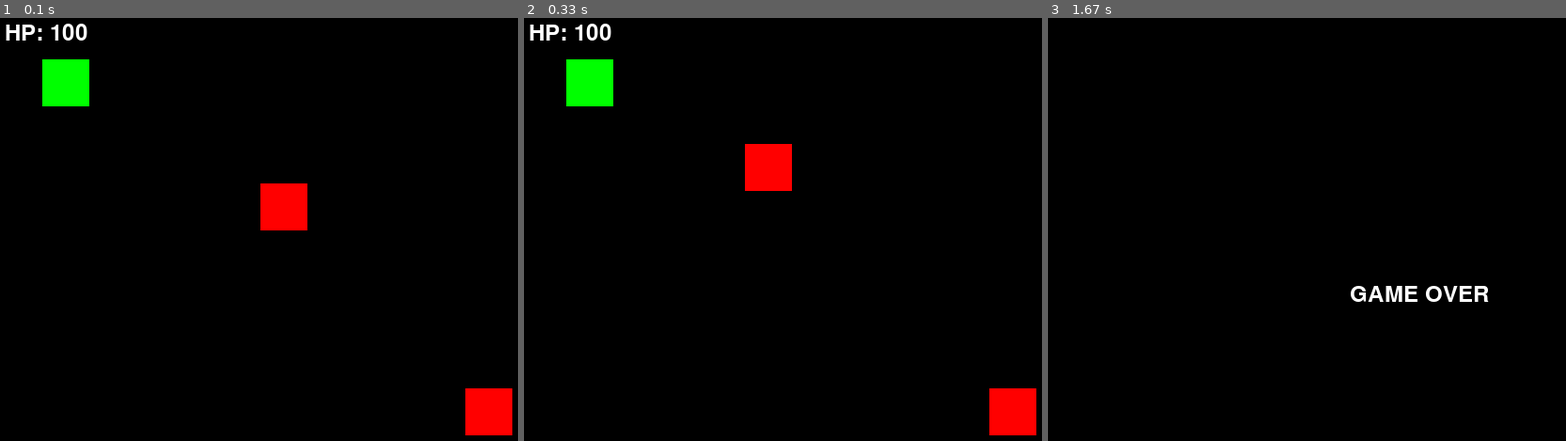
Above: before the commit, frames 1-3 (left to right).
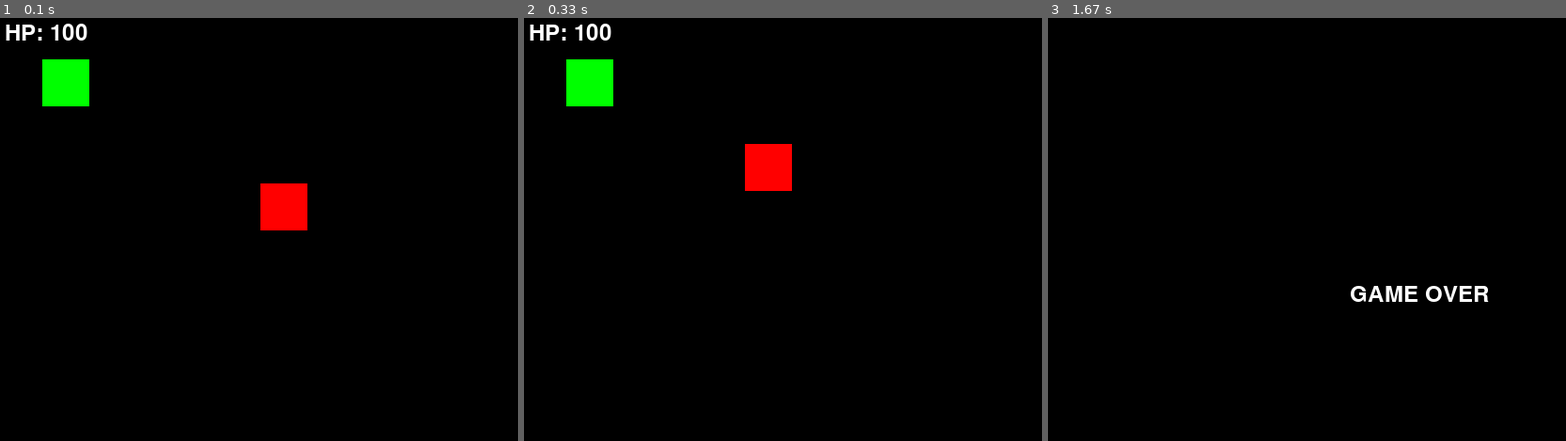
Above: after the commit, the same moments.

Repository: PhV-80/oop-pygame-rpg
Game: pygame game, started from main.py
Same seed, same stepped clock (60 frames per second), same inputs: the game is played once before the commit and once after it.
Inputs:
- Up to frame 1 (0.1 s): no input
- Up to frame 2 (0.33 s): no input
- Up to frame 3 (1.67 s): hold Right 0.33-0.8 s

The runs differ from the first frame. In frame 1, 1.0% of the frame differs, in the area x 89-99%, y 87-99%; in frame 2, 1.0%; in frame 3, nothing differs.

Commit message:
WanderNPC update wip-review

Diff:
--- a/entities/character.py
+++ b/entities/character.py
@@ -1,12 +1,12 @@
 import pygame
 from config import config
-from entities.entity import Entity
+from .entity import Entity
 
 
 class Character(Entity):
     """Player character controlled by keyboard input (WASD or Arrow keys)."""
 
-    def __init__(self, x: int, y: int, width: int, height: int, color: tuple):
+    def __init__(self, x, y, width, height, color):
         super().__init__(x, y, width, height, color)
         self.speed = 5  # Movement speed in pixels per frame
         self.health = 100  # Hit points
--- a/entities/entity.py
+++ b/entities/entity.py
@@ -92,3 +92,8 @@
                 self.get_x() + self.get_width() > other.get_x() and
                 self.get_y() < other.get_y() + other.get_height() and
                 self.get_y() + self.get_height() > other.get_y())
+
+    def clamp_to_bounds(self):
+        """Clamp entity to bounds."""
+        self.x = min(self.get_x(), self.get_x() + self.get_width())
+        self.y = min(self.get_y(), self.get_y() + self.get_height())
--- a/entities/npc.py
+++ b/entities/npc.py
@@ -1,11 +1,11 @@
 import pygame
-from entities.entity import Entity
+from .entity import Entity
 
 
 class NPC(Entity):
     """Non-player character (enemy). AI: Chase player."""
 
-    def __init__(self, x: int, y: int, width: int, height: int, color: tuple):
+    def __init__(self, x, y, width, height, color):
         super().__init__(x, y, width, height, color)
         self.speed = 3  # Movement speed (slower than player)
         self.health = 100  # Hit points
--- a/entities/wander_npc.py
+++ b/entities/wander_npc.py
@@ -1,15 +1,27 @@
 import random
-from entities.npc import NPC
+from .npc import NPC
 from config import config
 
 class WanderNPC(NPC):
-    def __init__(self, x: int, y: int, width: int, height: int, color: tuple):
+    def __init__(self, x, y, width, height, color):
         super().__init__(x, y, width, height, color)
         self.change_timer = 0
         self.direction_x = random.choice([-1, 0, 1])
         self.direction_y = random.choice([-1, 0, 1])
         self.change_timer = 0
         self.change_interval = 120
+
+    def get_direction_x(self) -> int:
+        return self.direction_x
+
+    def get_direction_y(self) -> int:
+        return self.direction_y
+
+    def set_direction_x(self, new_x):
+        self.direction_x = new_x
+
+    def set_direction_y(self, new_y):
+        self.direction_y = new_y
 
     def update(self):
         self.change_timer += 1
@@ -19,3 +31,23 @@
             self.direction_x = random.choice([-1, 0, 1])
             self.direction_y = random.choice([-1, 0, 1])
             self.change_timer = 0
+
+        new_x = (self.get_x() + self.get_direction_x()) * self.get_speed()
+        new_y = (self.get_y() + self.get_direction_y()) * self.get_speed()
+
+        if new_x > self.get_x():
+            new_x = new_x - self.get_x()
+
+        if new_y > self.get_y():
+            new_y = new_y - self.get_y()
+
+        if new_x < self.get_x():
+            new_x = new_x + self.get_x()
+
+        if new_y < self.get_y():
+            new_y = new_y + self.get_y()
+
+        self.x = new_x
+        self.y = new_y
+
+        self.clamp_to_bounds()
